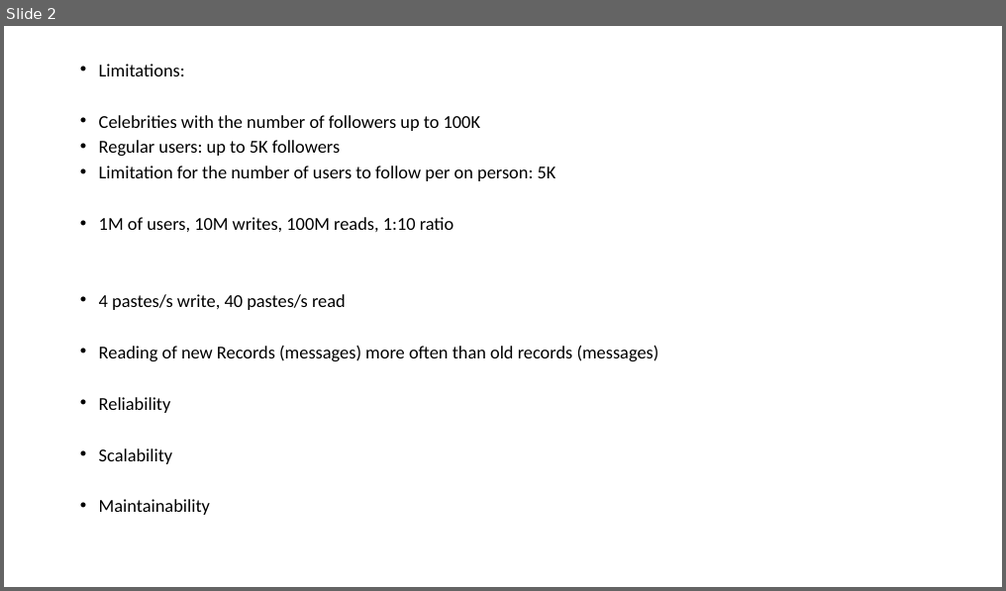
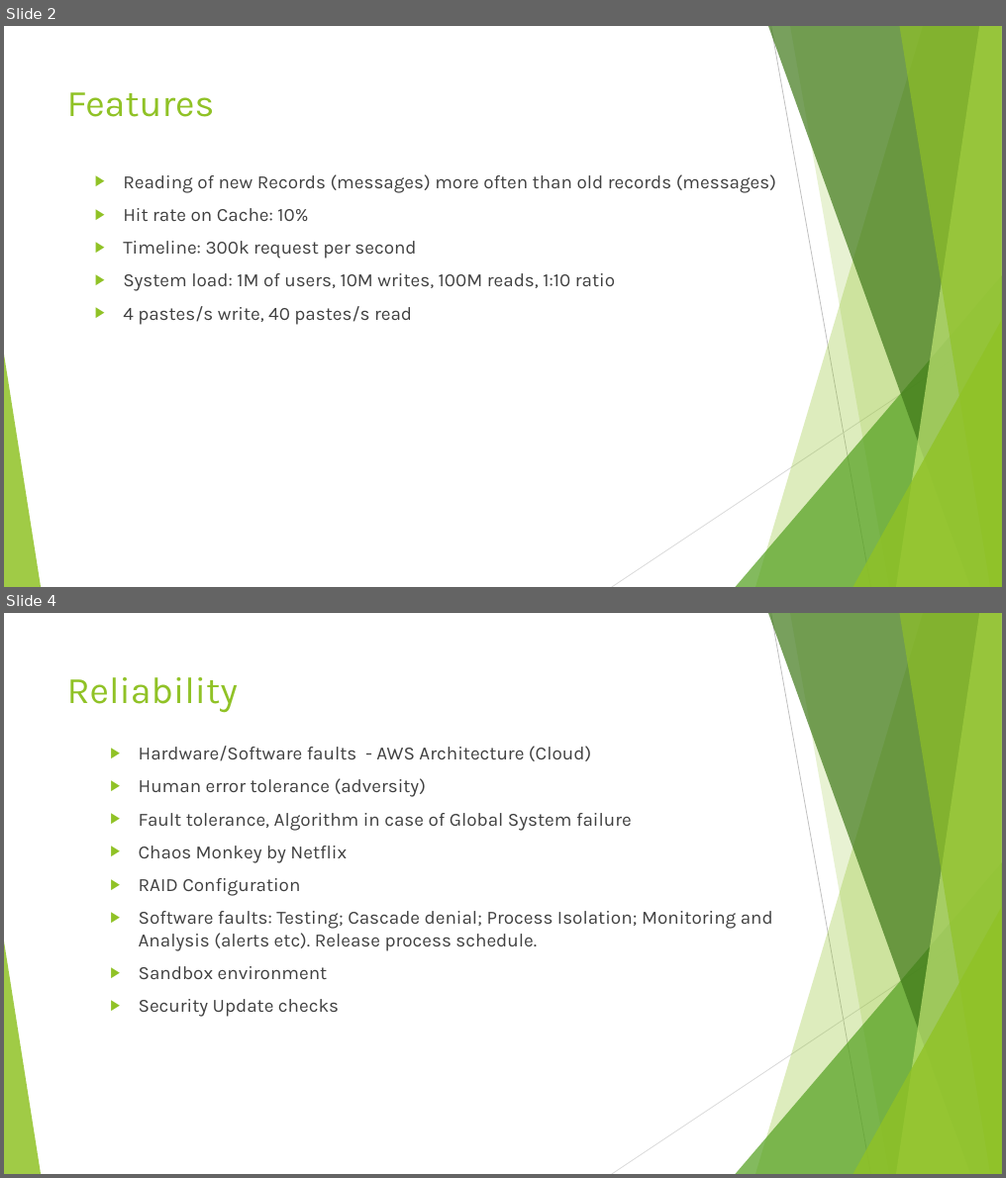
Before and after one commit to Valeriy77/highload, a slide deck: Architecture Requirements.pptx. Shown one above the other, each under a label of ours: slide 2 before the commit, slides 2 and 4 after it; the slides between them are not shown. The pictures are 1006x591 and 1006x1178 pixels, drawn with LibreOffice and Linux fonts; fonts in the diff are those of the drawing. Boxes give left, top, right and bottom in pixels: in the first picture for what was removed or moved away, otherwise in the second. Text is boxed around its words. In the diff, an @@ line names an element or a change of style, - is before the commit and + after.

```diff
--- a/Architecture Requirements.pptx
+++ b/Architecture Requirements.pptx
@@ slide 4 added at [4, 613, 1002, 1174], background #FFFFFF; not listed: 10 template elements that a slide beside it also shows @@
@@ title added at [67, 677, 238, 713], 36 pt, text #90C226 @@
+Reliability
@@ text added at [139, 746, 773, 1017], 18 pt, text #404040 @@
+▶ Hardware/Software faults - AWS Architecture (Cloud)
+▶ Human error tolerance (adversity)
+▶ Fault tolerance, Algorithm in case of Global System failure
+▶ Chaos Monkey by Netflix
+▶ RAID Configuration
+▶ Software faults: Testing; Cascade denial; Process Isolation; Monitoring and Analysis (alerts etc). Release process schedule.
+▶ Sandbox environment
+▶ Security Update checks
@@ slide 2 changed as well @@
@@ title added at [67, 92, 215, 117], 36 pt, text #90C226 @@
+Features
@@ text "Reading of new Records (messages) ...": place and size @@
-text "Reading of new Records (messages) ..." at [99, 64, 659, 515]
+text "Reading of new Records (messages) ..." at [123, 174, 776, 325]
@@ text at [123, 174, 776, 291]: text changed; size 17.5 to 18 pt; font Calibri to Karla; text colour #000000 to #404040 @@
-• Limitations:
-• Celebrities with the number of followers up to 100K
-• Regular users: up to 5K followers
-• Limitation for the number of users to follow per on person: 5K
-• 1M of users, 10M writes, 100M reads, 1:10 ratio
+▶ Reading of new Records (messages) more often than old records (messages)
+▶ Hit rate on Cache: 10%
+▶ Timeline: 300k request per second
+▶ System load: 1M of users, 10M writes, 100M reads, 1:10 ratio
@@ text at [123, 306, 412, 325]: size 17.5 to 18 pt, font Calibri to Karla, text colour #000000 to #404040 in "4 pastes/s write, 40 pastes/s read"; bullet • to ▶; line spacing 0.7 to 1 @@
@@ text at [99, 345, 659, 515]: paragraphs removed @@
-• Reading of new Records (messages) more often than old records (messages)
-• Reliability
-• Scalability
-• Maintainability
@@ group added at [4, 26, 1002, 587]: 5 freeform shapes, 3 triangles, 2 lines @@
```
Also in this commit, not shown: 1 other slide changed, 7 other slides added.
